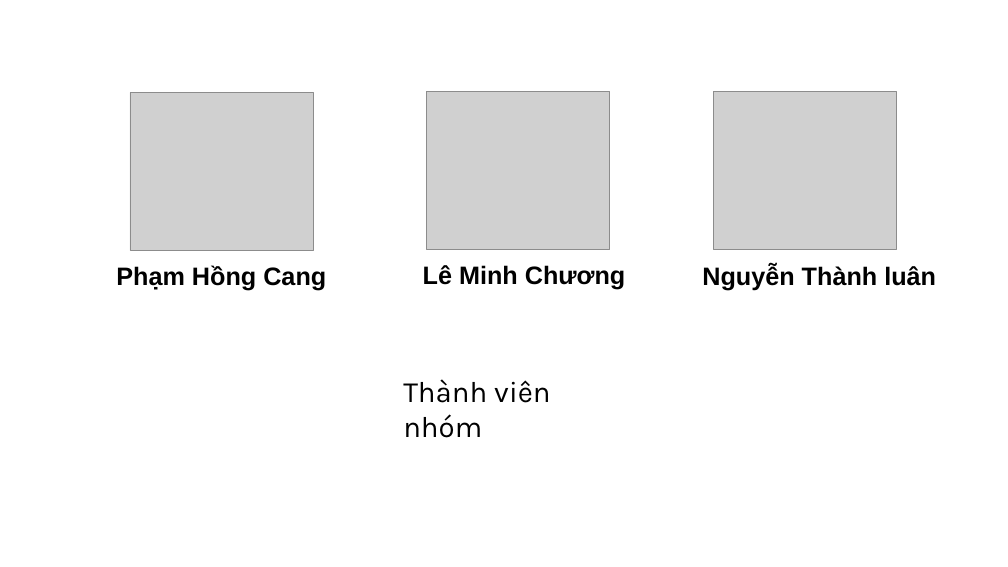
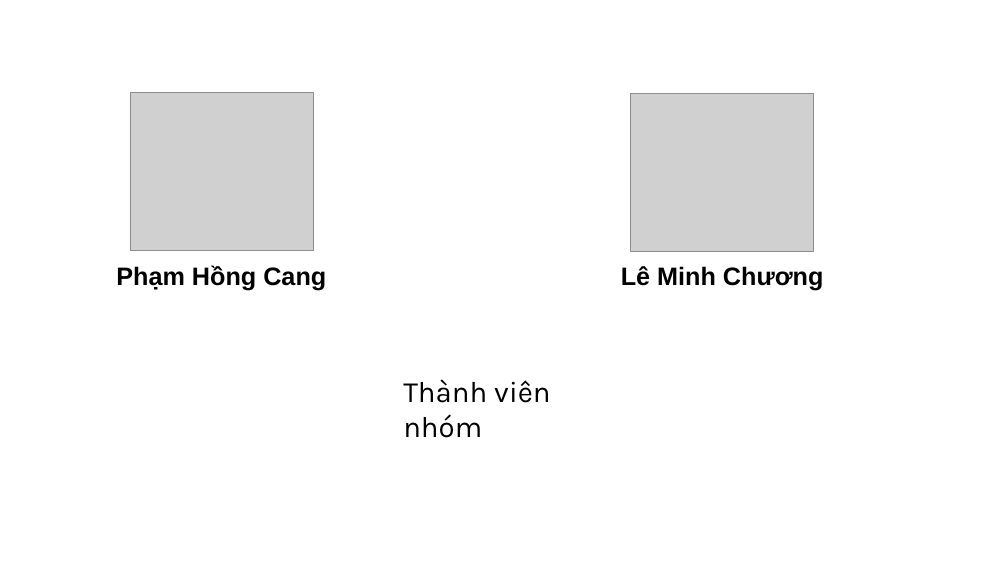
Before and after one commit to chuongleminhdev/tieuluanchuyennganh, a slide deck: slide 2 of TLCN-Slide.pptx. Drawn at 1008x567 pixels with LibreOffice and Linux fonts; fonts in the diff are those of the drawing; grey boxes stand for pictures. Boxes give left, top, right and bottom in pixels: in the first picture for what was removed or moved away, otherwise in the second. Text is boxed around its words. In the diff, an @@ line names an element or a change of style, - is before the commit and + after.

```diff
--- a/TLCN-Slide.pptx
+++ b/TLCN-Slide.pptx
@@ picture: place and size @@
-picture at (427, 91, 610, 250)
+picture at (631, 93, 814, 251)
@@ picture removed at (714, 91, 897, 250) @@
@@ text "Lê Minh Chương": place and size @@
-text "Lê Minh Chương" at (423, 265, 625, 290)
+text "Lê Minh Chương" at (621, 266, 823, 291)
@@ text removed at (702, 265, 936, 291) @@
-Nguyễn Thành luân
```
Also in this commit, not shown: 1 other slide changed, 2 slides added.
